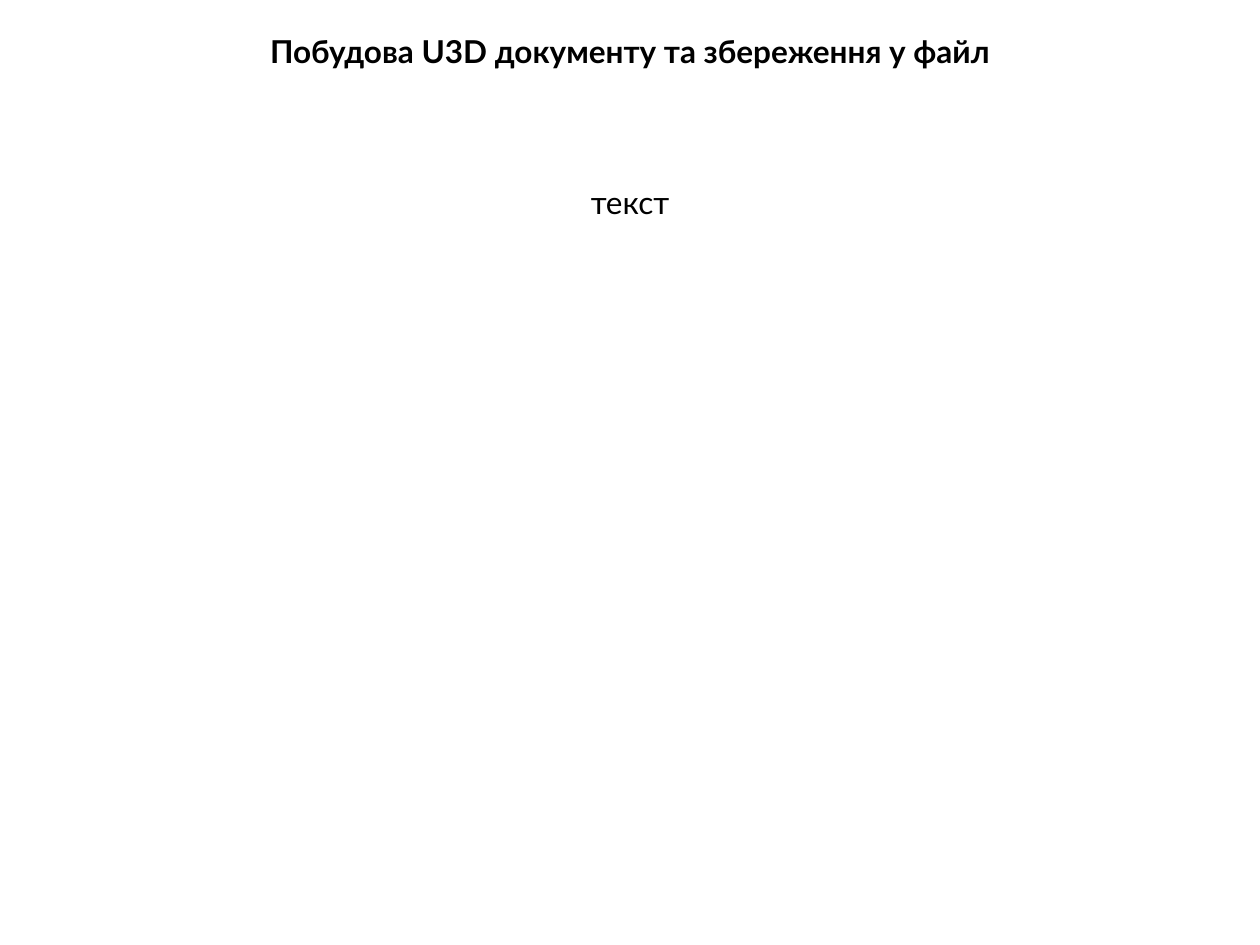
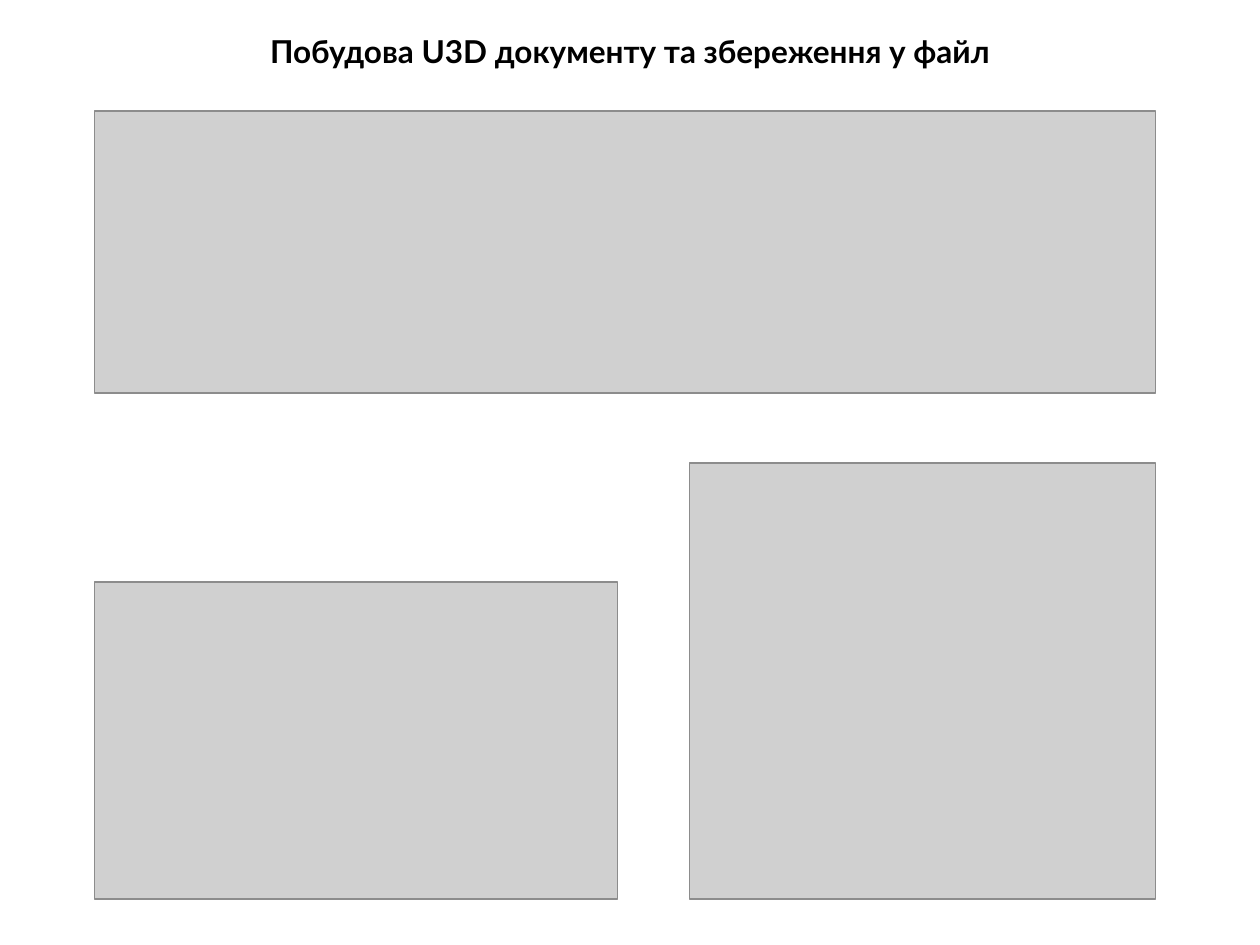
Before and after one commit to heo732/University-Course_3, a slide deck: slide 5 of CourseProject/Presentation/U3DSpace.pptx. Drawn at 1260x945 pixels with LibreOffice and Linux fonts; fonts in the diff are those of the drawing; grey boxes stand for pictures. Boxes give left, top, right and bottom in pixels: in the first picture for what was removed or moved away, otherwise in the second. Text is boxed around its words. In the diff, an @@ line names an element or a change of style, - is before the commit and + after.

Commit message:
presentation finished

```diff
--- a/CourseProject/Presentation/U3DSpace.pptx
+++ b/CourseProject/Presentation/U3DSpace.pptx
@@ picture added at [94, 111, 1157, 393] @@
@@ text at [591, 197, 669, 215]: paragraph removed @@
-текст
@@ picture added at [689, 464, 1155, 900] @@
@@ picture added at [94, 582, 617, 900] @@
```
Also in this commit, not shown: 2 other slides changed, 1 slide added, 1 slide removed.
